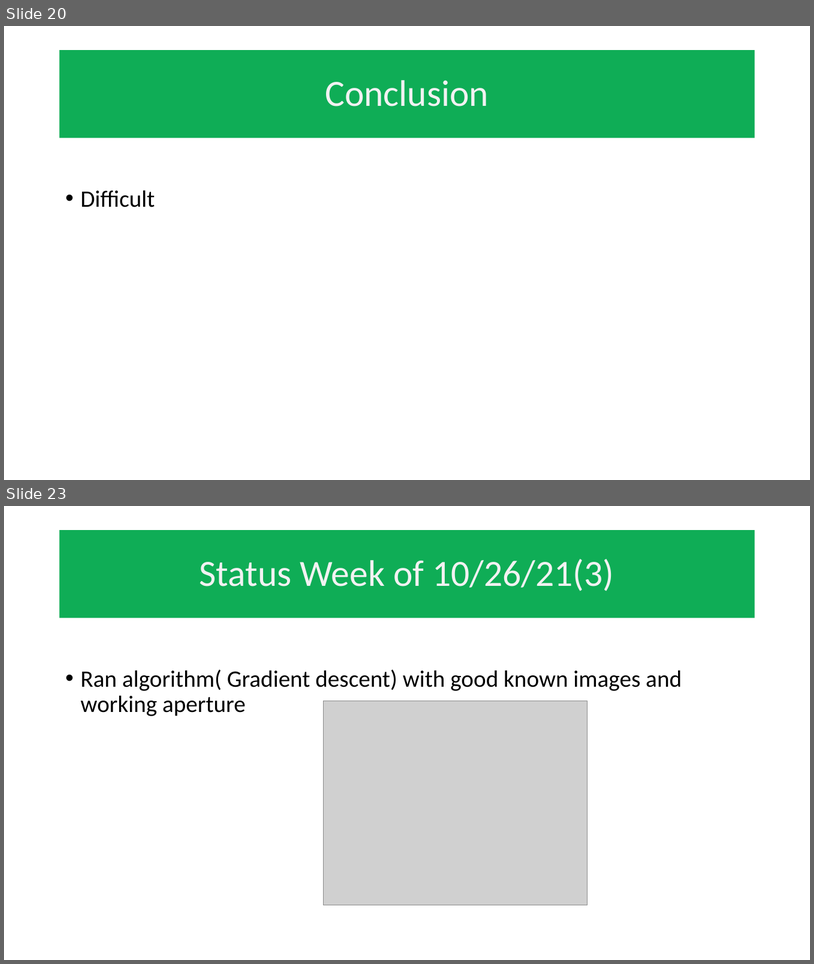
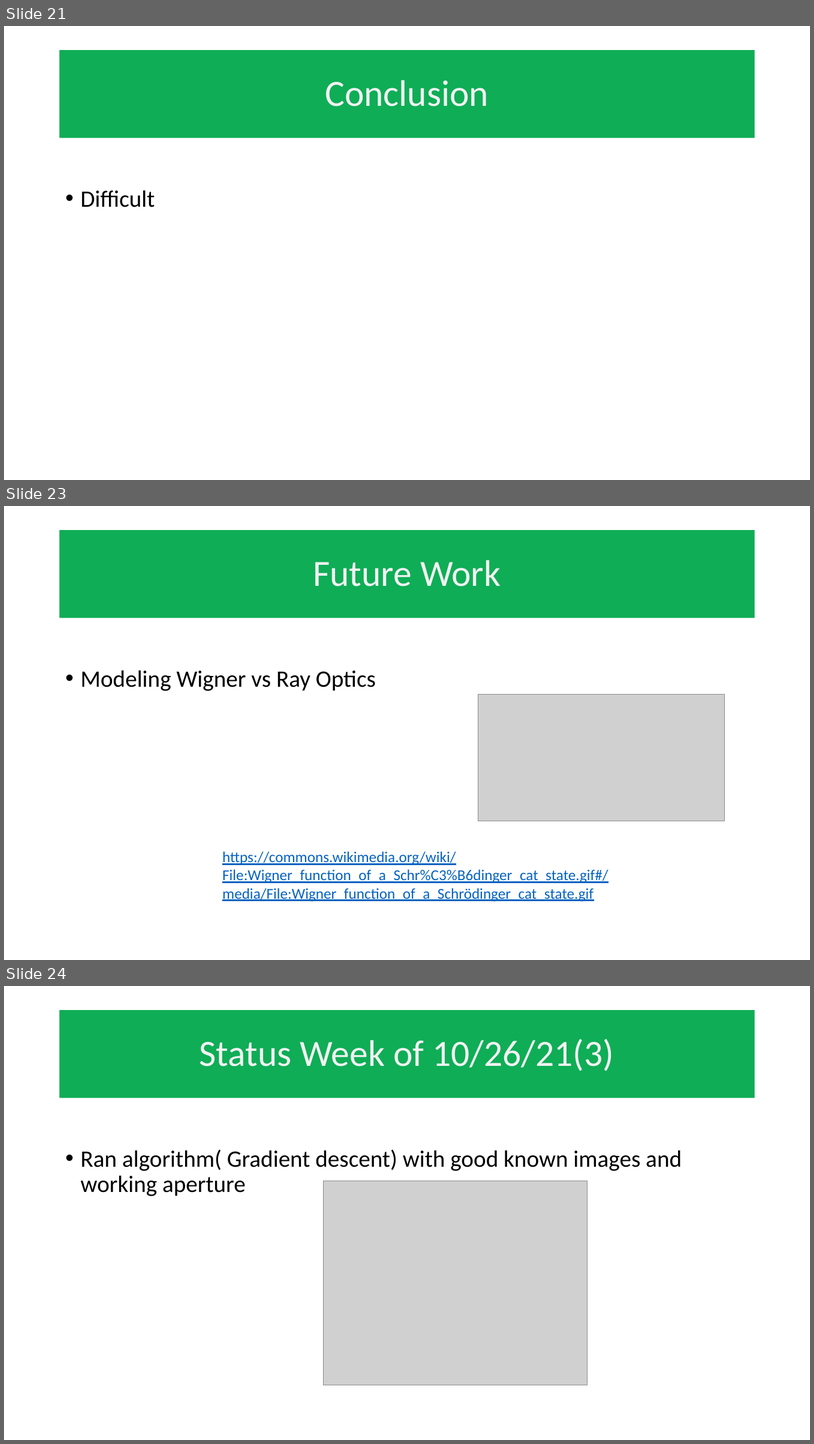
Before and after one commit to mathFPGAseek/und_eecs590_F21, a slide deck: diffuser_cam_20211202_rev1.pptx. Shown one above the other, each under a label of ours: slides 20 and 23 before the commit, slides 21, 23 and 24 after it; the slides between them are not shown. The pictures are 814x964 and 814x1444 pixels, drawn with LibreOffice and Linux fonts; fonts in the diff are those of the drawing; grey boxes stand for pictures; background and template pictures are left out. Boxes give left, top, right and bottom in pixels: in the first picture for what was removed or moved away, otherwise in the second. Text is boxed around its words. In the diff, an @@ line names an element or a change of style, - is before the commit and + after.

```diff
--- a/diffuser_cam_20211202_rev1.pptx
+++ b/diffuser_cam_20211202_rev1.pptx
@@ slide 23 added at [4,506,810,960], background #FFFFFF @@
@@ title added at [60,530,755,618], fill #0FAD56, 44 pt, text #F2F2F2 @@
+Future Work
@@ text added at [81,670,376,691], 28 pt, text #000000 @@
+• Modeling Wigner vs Ray Optics
@@ picture added at [479,694,725,820] @@
@@ text added at [222,851,609,901], 18 pt, text #0563C1, underline @@
+https://commons.wikimedia.org/wiki/File:Wigner_function_of_a_Schr%C3%B6dinger_cat_state.gif#/media/File:Wigner_function_of_a_Schrödinger_cat_state.gif
@@ what was slide 20 is now slide 21 @@
@@ what was slide 23 is now slide 24 @@
```
Also in this commit, not shown: 10 slides changed, 1 other slide added, 1 slide removed.
